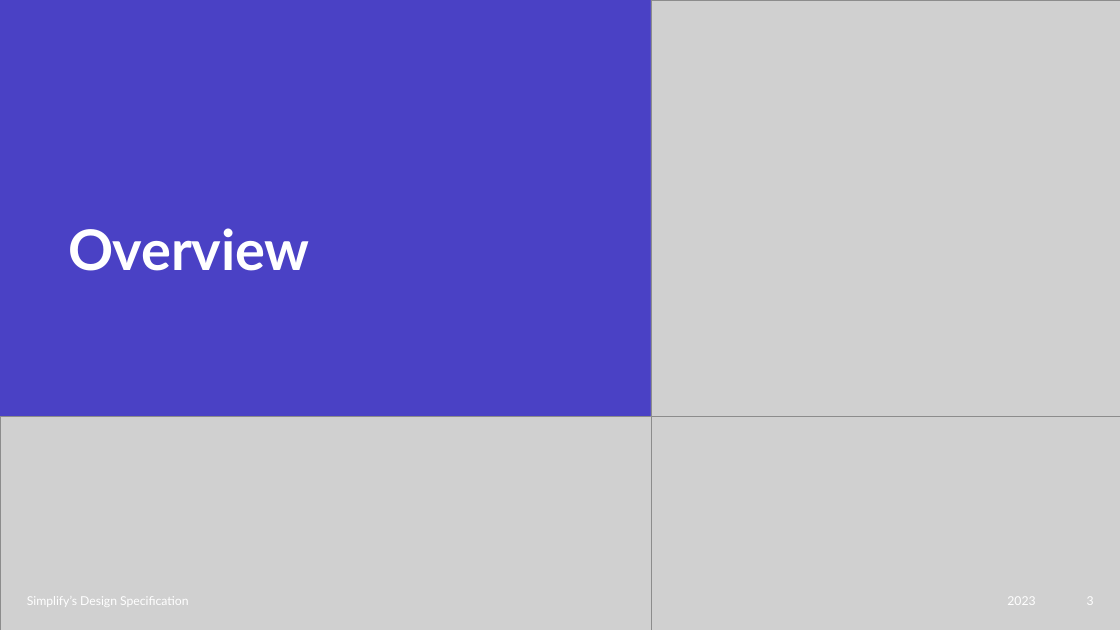
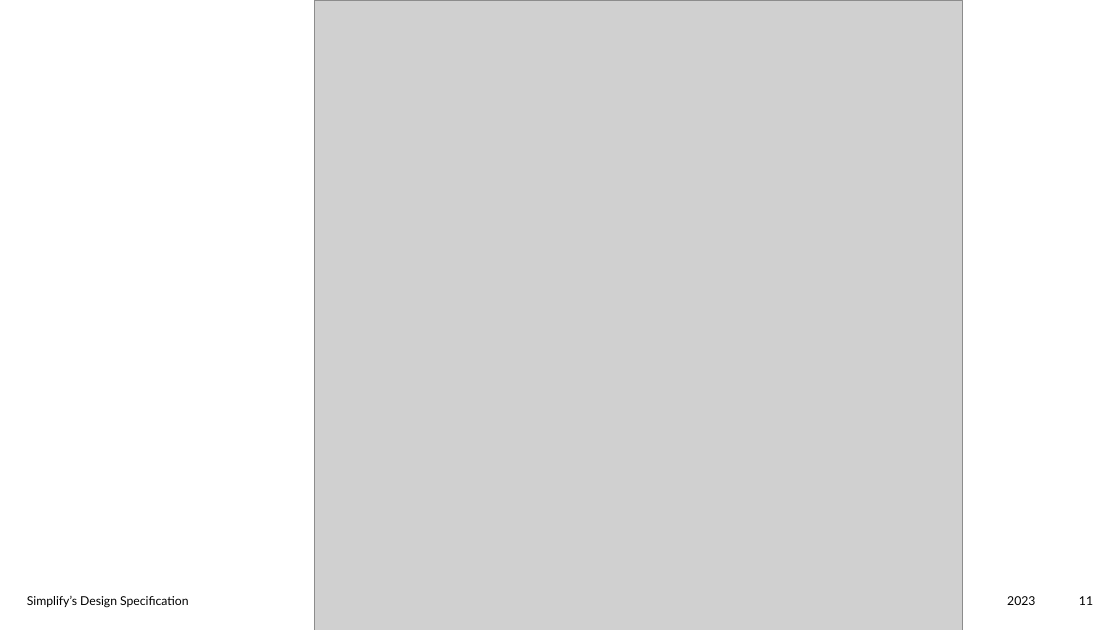
Before and after one commit to praharsh05/ITech-Group, a slide deck: slide 11 of Design specification/ITech_GP.pptx (slide 3 before the commit). Drawn at 1120x630 pixels with LibreOffice and Linux fonts; fonts in the diff are those of the drawing; grey boxes stand for pictures. Boxes give left, top, right and bottom in pixels: in the first picture for what was removed or moved away, otherwise in the second. Text is boxed around its words. In the diff, an @@ line names an element or a change of style, - is before the commit and + after.

```diff
--- a/Design specification/ITech_GP.pptx
+++ b/Design specification/ITech_GP.pptx
@@ rectangle removed at (x1=0, y1=0, x2=651, y2=417) @@
@@ picture added at (x1=315, y1=0, x2=963, y2=630) @@
@@ picture removed at (x1=651, y1=0, x2=1120, y2=417) @@
@@ title removed at (x1=68, y1=228, x2=309, y2=271) @@
-Overview
@@ picture removed at (x1=0, y1=417, x2=651, y2=630) @@
@@ picture removed at (x1=651, y1=417, x2=1120, y2=630) @@
@@ text "Simplify’s Design Specification" at (x1=27, y1=596, x2=188, y2=608): text colour #FFFFFF to #000000; more space between paragraphs @@
@@ text "2023" at (x1=1007, y1=596, x2=1035, y2=605): text colour #FFFFFF to #000000 @@
@@ page number at (x1=1079, y1=596, x2=1093, y2=605): text changed; text colour #FFFFFF to #000000 @@
-3
+11
```
Also in this commit, not shown: 5 other slides changed, 4 slides added, 5 slides removed, 1 other file.
